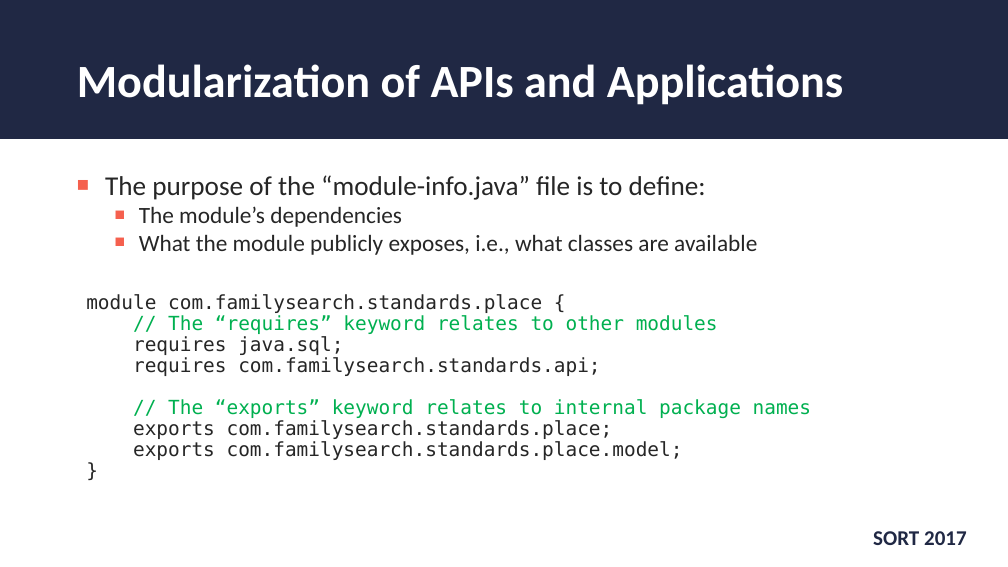
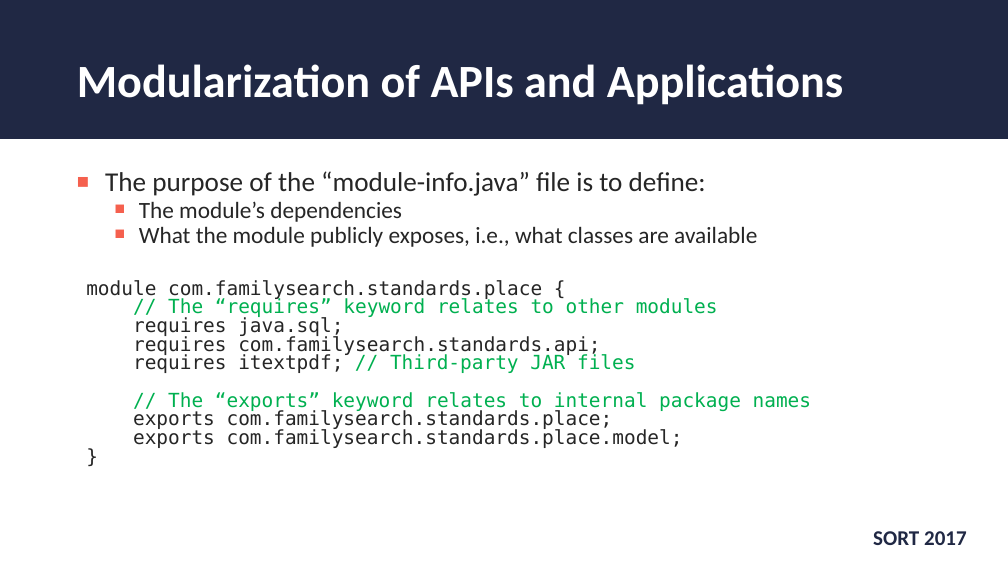
Before and after one commit to wjohnson000/java9-sort, a slide deck: slide 10 of sort-2017-java9.pptx. Drawn at 1008x567 pixels with LibreOffice and Linux fonts; fonts in the diff are those of the drawing; background and template pictures are left out. Boxes give left, top, right and bottom in pixels: in the first picture for what was removed or moved away, otherwise in the second. Text is boxed around its words. In the diff, an @@ line names an element or a change of style, - is before the commit and + after.

```diff
--- a/sort-2017-java9.pptx
+++ b/sort-2017-java9.pptx
@@ text at (86, 171, 811, 448): line spacing 1.4 to 1.3; line spacing 0.8 to 0.7; line spacing 0.9 to 0.8 @@
@@ text at (133, 354, 635, 373): paragraph added @@
+requires itextpdf; // Third-party JAR files
```
Also in this commit, not shown: 4 other slides changed, 2 other files.
